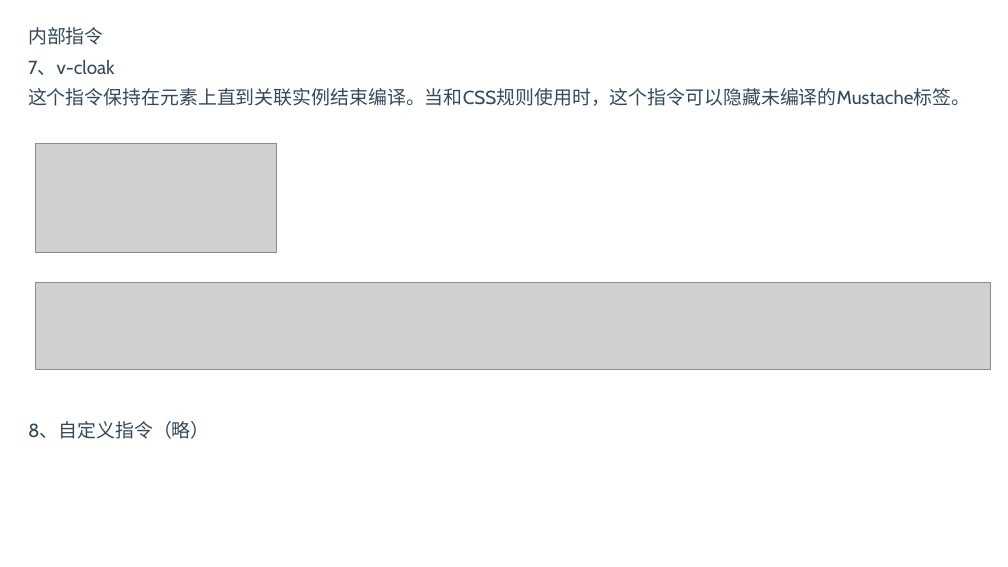
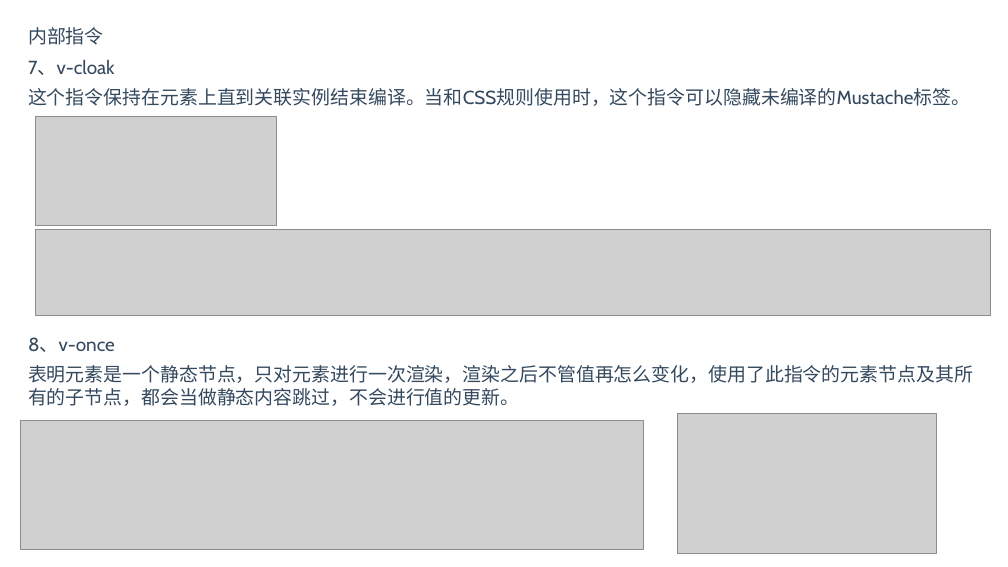
Before and after one commit to BinMarshall/studing, a slide deck: slide 19 of Vue/vue.pptx (slide 17 before the commit). Drawn at 1008x567 pixels with LibreOffice and Linux fonts; fonts in the diff are those of the drawing; grey boxes stand for pictures. Boxes give left, top, right and bottom in pixels: in the first picture for what was removed or moved away, otherwise in the second. Text is boxed around its words. In the diff, an @@ line names an element or a change of style, - is before the commit and + after.

```diff
--- a/Vue/vue.pptx
+++ b/Vue/vue.pptx
@@ picture: place and size @@
-picture at box(36, 143, 277, 252)
+picture at box(36, 116, 277, 225)
@@ picture: place and size @@
-picture at box(36, 283, 991, 369)
+picture at box(36, 230, 991, 316)
@@ text at box(28, 337, 115, 352): text changed @@
-8、自定义指令（略）
+8、v-once
@@ text added at box(28, 365, 973, 406), 18 pt, text #34495E @@
+表明元素是一个静态节点，只对元素进行一次渲染，渲染之后不管值再怎么变化，使用了此指令的元素节点及其所有的子节点，都会当做静态内容跳过，不会进行值的更新。
@@ picture added at box(678, 414, 937, 553) @@
@@ picture added at box(20, 420, 644, 550) @@
```
Also in this commit, not shown: 7 other slides changed, 5 slides added, 2 slides removed, 1 other file.
